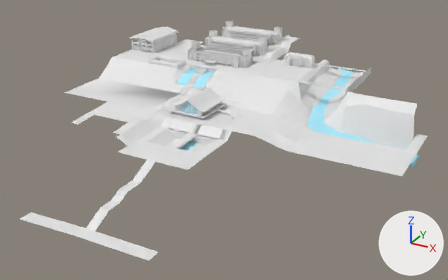
The FBX model Assets/Models/map.fbx as it was, and as the next commit left it.
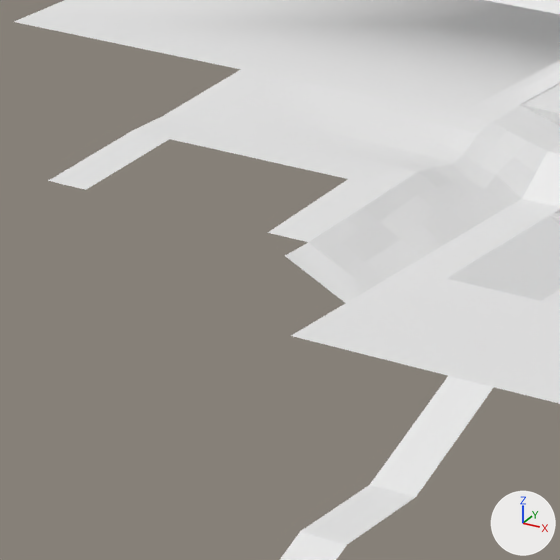
The first picture shows the older version from a 50 mm lens placed at (4540.0, -7692.0, 2718.0), pointed at (924.0, -1117.0, -569.0). The close-ups show both versions on the part from 14% to 38% of the width and 32% to 70% of the height of that picture; other places that the commit changed are outside them. Lighting does not change. The marker at lower right points along +X, +Y and +Z. Where no turn or scale is listed for an object, it has been applied to the vertices. Vertices at the same position are counted once.

Names of what the first close-up shows: 'terrain', 'walkroad'.
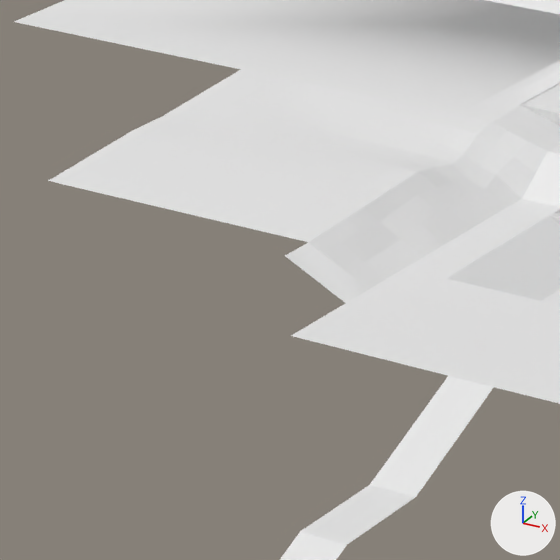
Edits to the bpy script that builds the scene:
```text
Change me_grelha:
    used by ob_terrain; location = (0.0, 0.0, 0.0)
    remove me_grelha.from_pydata(...)  # 616 vertices, 483 faces; spans x -1536.0..3225.0, y -2142.0..1214.0, z -673.0..5.0
    add me_grelha.from_pydata(...)  # 661 vertices, 525 faces; spans x -1536.0..3225.0, y -2142.0..1214.0, z -673.0..5.0
    me_grelha part 1: 4 vertices added at x -636.0..-84.0, y -2142.0..-1827.0, z -288.0..-264.0
```

Changed parts and their boxes (x1, y1, x2, y2) in the close-ups (560 x 560 px):
'terrain', reshaped
    before: (201, 77, 560, 289)
    after: (86, 77, 560, 289)
part 1 of me_grelha, added
    after: (86, 139, 347, 233)
